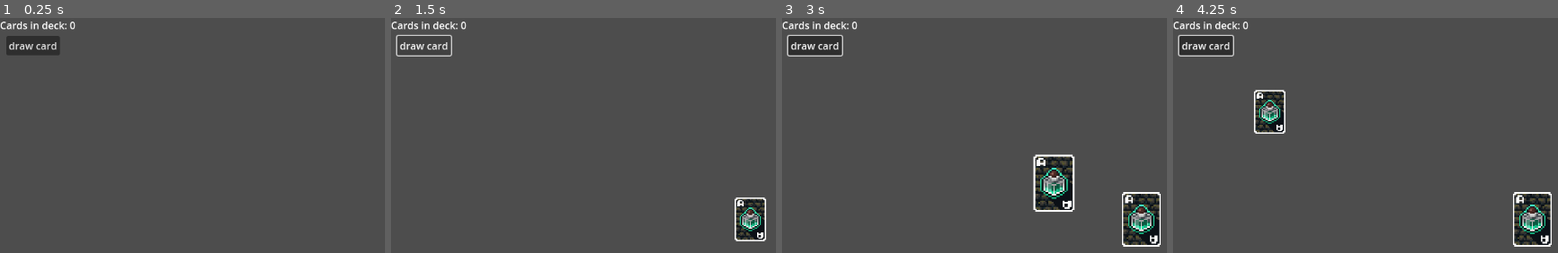
Above: before the commit, frames 1-4 (left to right).
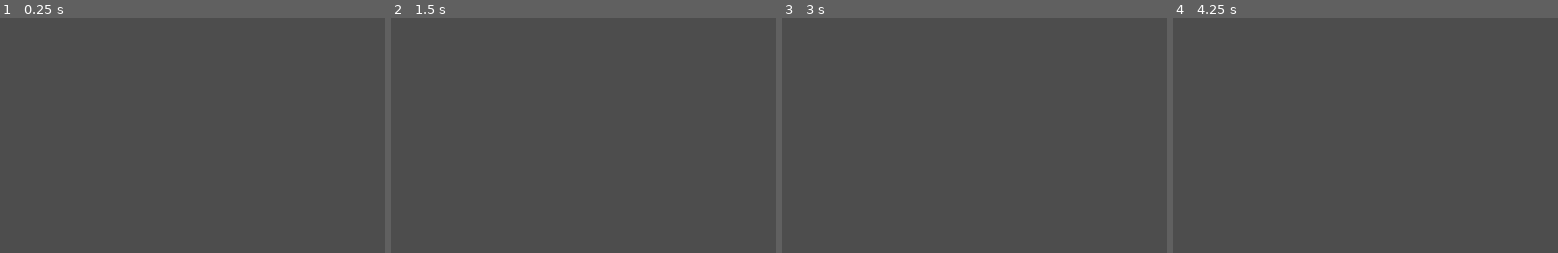
Above: after the commit, the same moments.

Repository: TreadTheDawnGames/ScoundrelCardGame
Game: Godot game, scene res://scenes/game.tscn
Two runs of this game, one before a commit and one after it. Both use one fixed random seed, a clock stepped at 60 frames per second and the inputs below.
Inputs (mouse positions are in pixels of both pictures, inside the frame that each line leads up to):
- Up to frame 1 (0.25 s): no input
- Up to frame 2 (1.5 s): click (425, 46) at 0.5 s, where only the run before the commit has a clickable "draw card"; click (425, 46) at 1.25 s, where only the run before the commit has a clickable "draw card"
- Up to frame 3 (3 s): click (816, 46) at 2 s, where only the run before the commit has a clickable "draw card"; tap Enter at 2.75 s; drag from (1140, 220) to (878, 112) at 2.77 s
- Up to frame 4 (4.25 s): drag from (1531, 220) to (1269, 112) at 3.52 s

The runs differ from the first frame. In frame 1, 1.4% of the frame differs, in the area x 0-20%, y 1-16%; in frame 2, 2.2%; in frame 3, 6.2%, in the area x 0-99%, y 1-98%; in frame 4, 5.2%.

Commit message:
Added card data subclasses for actual game.

Diff:
--- a/scenes/DEBUG_draw_card_button.gd
+++ b/scenes/DEBUG_draw_card_button.gd
@@ -5,6 +5,9 @@
 
 func ButtonAction():
 	var card = CardFactory.CreateCardFromData(Deck.DrawCard())
-	card.SetDrawn(true)
-	owner.get_node("CanvasLayer").add_child(card)
+	if(card):
+		card.SetDrawn(true)
+		owner.get_node("CanvasLayer").add_child(card)
+	else:
+		print("no card")
 	return
--- a/scenes/cards/card.tscn
+++ b/scenes/cards/card.tscn
@@ -1,7 +1,6 @@
-[gd_scene load_steps=4 format=3 uid="uid://cf0yq1t70q2w3"]
+[gd_scene load_steps=3 format=3 uid="uid://cf0yq1t70q2w3"]
 
 [ext_resource type="Script" uid="uid://b2ly22oubeuou" path="res://scripts/cards/card.gd" id="1_0qqw3"]
-[ext_resource type="Texture2D" uid="uid://21bqvc5q7icu" path="res://assets/cards/AceOfPotions.png" id="1_45qsb"]
 
 [sub_resource type="RectangleShape2D" id="RectangleShape2D_0qqw3"]
 size = Vector2(25, 35)
@@ -26,4 +25,3 @@
 shape = SubResource("RectangleShape2D_0qqw3")
 
 [node name="Art" type="Sprite2D" parent="."]
-texture = ExtResource("1_45qsb")
--- a/scenes/game.tscn
+++ b/scenes/game.tscn
@@ -1,41 +1,14 @@
-[gd_scene load_steps=6 format=3 uid="uid://obwt4udpkhb5"]
+[gd_scene load_steps=5 format=3 uid="uid://obwt4udpkhb5"]
 
-[ext_resource type="Script" uid="uid://djancamhvkmsr" path="res://scripts/debug_tools.gd" id="1_lnu2h"]
-[ext_resource type="Script" uid="uid://bl780wqdrgw1p" path="res://scripts/cards/DEBUG_card_counter.gd" id="2_yqjtg"]
-[ext_resource type="Script" uid="uid://e6s4cpiydw0p" path="res://scripts/cards/card_play_area.gd" id="3_lnu2h"]
-[ext_resource type="Script" uid="uid://dothocn01nsgi" path="res://scenes/DEBUG_draw_card_button.gd" id="4_lbhrr"]
-
-[sub_resource type="RectangleShape2D" id="RectangleShape2D_lnu2h"]
-size = Vector2(105, 143)
+[ext_resource type="Script" uid="uid://djancamhvkmsr" path="res://scripts/DEBUG.gd" id="1_lnu2h"]
+[ext_resource type="Texture2D" uid="uid://c23nf6g11kafv" path="res://assets/cards/AceOfGhosts_3.png" id="2_u5sy4"]
+[ext_resource type="Texture2D" uid="uid://21bqvc5q7icu" path="res://assets/cards/AceOfPotions.png" id="3_gee14"]
+[ext_resource type="Texture2D" uid="uid://db22iswbwmunq" path="res://assets/cards/AceOfWeapons_1.png" id="4_0tnpc"]
 
 [node name="Game" type="Control"]
 layout_mode = 3
 anchors_preset = 0
 script = ExtResource("1_lnu2h")
+textures = Array[Texture2D]([ExtResource("2_u5sy4"), ExtResource("3_gee14"), ExtResource("4_0tnpc")])
 
 [node name="CanvasLayer" type="CanvasLayer" parent="."]
-
-[node name="RichTextLabel" type="RichTextLabel" parent="."]
-layout_mode = 0
-offset_right = 257.0
-offset_bottom = 40.0
-text = "Cards in deck: "
-script = ExtResource("2_yqjtg")
-
-[node name="CardPlayArea" type="Area2D" parent="."]
-script = ExtResource("3_lnu2h")
-PlayType = "Type1"
-metadata/_custom_type_script = "uid://e6s4cpiydw0p"
-
-[node name="CollisionShape2D" type="CollisionShape2D" parent="CardPlayArea"]
-position = Vector2(154.5, 150.5)
-shape = SubResource("RectangleShape2D_lnu2h")
-
-[node name="Button" type="Button" parent="."]
-layout_mode = 0
-offset_left = 10.0
-offset_top = 29.0
-offset_right = 96.0
-offset_bottom = 60.0
-text = "draw card"
-script = ExtResource("4_lbhrr")
--- a/scripts/debug_tools.gd
+++ b/scripts/DEBUG.gd
@@ -1,9 +1,14 @@
 extends Node
 
 var newCardAction = createCard
+@export
+var textures : Array[Texture2D]
+
+func RandTex() -> Texture:
+	return textures.pick_random()
 
 func createCard():
-	var card = CardFactory.CreateCardFromData(Test_CardData.new("", "CardName"))
+	var card = CardFactory.CreateCardFromData(Test_CardData.new("CardName", RandTex()))
 	card.SetDrawn(true)
 	get_node("CanvasLayer").add_child(card)
 	return
--- a/scripts/cards/Test_CardData.gd
+++ b/scripts/DEBUG_Test_CardData.gd
@@ -1,12 +1,14 @@
 extends CardData
 class_name Test_CardData
-
 
 func PlayCard(playType : String, card : Card) -> void:
 	match playType:
 		"Type1":
 			print("Played Type1")
 			Deck.StackCard(self)
+			card.queue_free()
+		"Type2":
+			print("Played Type2")
 			card.queue_free()
 		_: print("Something else went wrong")
 	return
--- a/scripts/cards/card.gd
+++ b/scripts/cards/card.gd
@@ -3,7 +3,7 @@
 var area2D;
 
 var GrabbableArea : Area2D;
-@onready var Art: Sprite2D = $Art
+var Art: Sprite2D
 
 var grabbed : bool = false
 var hovered : bool = false;
@@ -36,6 +36,7 @@
 	return
 
 func SetUp(data : CardData, isAesthetic : bool) -> void:
+	Art = get_node("Art")
 	GrabbableArea = get_node("GrabArea")
 	GrabbableArea.area_entered.connect(CardEnteredZone)
 	GrabbableArea.area_exited.connect(CardExitedZone)
@@ -48,7 +49,9 @@
 	SetDrawn(isAesthetic)
 	if(data):
 		Data = data
-	cardName = "This is a new card with a new name. It needs to be changed. This line of code is probably near line 40 of card.gd"
+		cardName = Data.CardName
+		Art.texture = Data.Art
+		Data.SpecialSetup()
 	return
 
 func SetDrawn(isDrawn : bool) -> void:
@@ -121,6 +124,7 @@
 	if(Input.is_mouse_button_pressed(MOUSE_BUTTON_LEFT)):
 		return
 	remove_from_group("DraggableHovered")
+	get_parent().move_child(self, get_parent().get_child_count())
 	z_index = 0
 	hovered = false
 	return
--- a/scripts/cards/card_data.gd
+++ b/scripts/cards/card_data.gd
@@ -1,22 +1,24 @@
 class_name CardData
 
-var PathToPhysObj : String
 var CardName : String
 var discardable : bool
 var playable : bool
 var Slot : CardSlot
+var Art : Texture2D
 
-func _init(path : String, cardName : String) -> void:
-	PathToPhysObj = path
+func _init(cardName : String, art : Texture2D) -> void:
 	CardName = cardName
+	Art = art
 	return
 
 func _to_string() -> String:
 	var other = "null"
-	if(PathToPhysObj != null):
-		other = PathToPhysObj
 	return "Name: " + CardName + " | Value: " + other
 
 func PlayCard(playType : String, card : Card) -> void:
 	printerr("[CardData] PlayCard has not been implemented. card: " + card.cardName + " playType: " + playType)
 	return
+
+func SpecialSetup():
+	# printerr("[CardData] SpecialSetup has not been implemented. card: " + CardName)
+	return
--- a/scripts/cards/card_factory.gd
+++ b/scripts/cards/card_factory.gd
@@ -2,6 +2,8 @@
 class_name CardFactory
 
 static func CreateCardFromData(data : CardData) -> Card:
+	if(!data):
+		return null
 	var unpackedScene : Card = load("res://scenes/cards/card.tscn").instantiate()
 	unpackedScene.SetUp(data, false)
 	return unpackedScene
--- a/scripts/cards/card_play_area.gd
+++ b/scripts/cards/card_play_area.gd
@@ -5,6 +5,6 @@
 var PlayType : String
 
 func _ready() -> void:
-	if(!PlayType):
+	if(!PlayType or PlayType.length() <= 0):
 		printerr("[CardPlayArea] PlayType not set. Card will not play properly when attempting to play here.")
 	return
--- a/scripts/cards/card_stack.gd
+++ b/scripts/cards/card_stack.gd
@@ -15,10 +15,14 @@
 	return
 
 func DrawCard(fromBottom : bool = false) -> CardData:
-	if(fromBottom):
-		return Cards.pop_back()
+	if(Count() > 0):
+		if(fromBottom):
+			return Cards.pop_back()
+		else:
+			return Cards.pop_front()
 	else:
-		return Cards.pop_front()
+		print("There are no cards in " + name + " to draw.")
+		return null
 
 func DrawCardAt(index : int) -> CardData:
 	return Cards.pop_at(index)
--- /dev/null
+++ b/scripts/scoundrel/monster_carddata.gd
@@ -0,0 +1,20 @@
+extends CardData
+class_name CardData_Monster
+
+var DamageValue : int
+enum MonsterType {Ghost, Goblin}
+var Type : MonsterType
+
+func _init(cardName : String, art : Texture2D, damageValue : int, type : MonsterType):
+	super._init(cardName, art)
+	DamageValue = damageValue
+	Type = type
+	return
+
+func PlayCard(playType : String, card : Card) -> void:
+	match playType:
+		"Attack":
+			print("Attack")
+		_: print("Something else went wrong")
+	return
+	return
--- /dev/null
+++ b/scripts/scoundrel/potion_carddata.gd
@@ -0,0 +1,21 @@
+extends CardData
+class_name CardData_Potion
+
+var HealthValue : int
+
+func PotionAbility() -> void:
+	print("Potion Ability")
+	return
+
+func _init(name : String, art : Texture2D, healthValue : int):
+	super._init(name, art)
+	HealthValue = healthValue
+	return
+
+func PlayCard(name : String, card : Card) -> void:
+	match name:
+		"Heal":
+			print("Heal")
+		"PotionAbility":
+			PotionAbility()
+	return
--- /dev/null
+++ b/scripts/scoundrel/weapon_carddata.gd
@@ -0,0 +1,15 @@
+extends CardData
+class_name CardData_Weapon
+
+var WeaponStrength : int
+
+func _init(name : String, art : Texture2D, weaponStrength : int) -> void:
+	super._init(name, art)
+	WeaponStrength = weaponStrength
+	return
+
+func PlayCard(name : String, card : Card) -> void:
+	match name:
+		"Equip":
+			print("Equipped " + CardName)
+	return
Renamed: scripts/debug_tools.gd.uid -> scripts/DEBUG.gd.uid
Renamed: scripts/cards/Test_CardData.gd.uid -> scripts/DEBUG_Test_CardData.gd.uid
Renamed: scripts/cards/DEBUG_card_counter.gd -> scripts/DEBUG_card_counter.gd
Renamed: scripts/cards/DEBUG_card_counter.gd.uid -> scripts/DEBUG_card_counter.gd.uid
Not shown, added: scripts/scoundrel/monster_carddata.gd.uid
Not shown, added: scripts/scoundrel/potion_carddata.gd.uid
Not shown, added: scripts/scoundrel/weapon_carddata.gd.uid
Not shown, added: scenes/game.tscn1882358163.tmp
